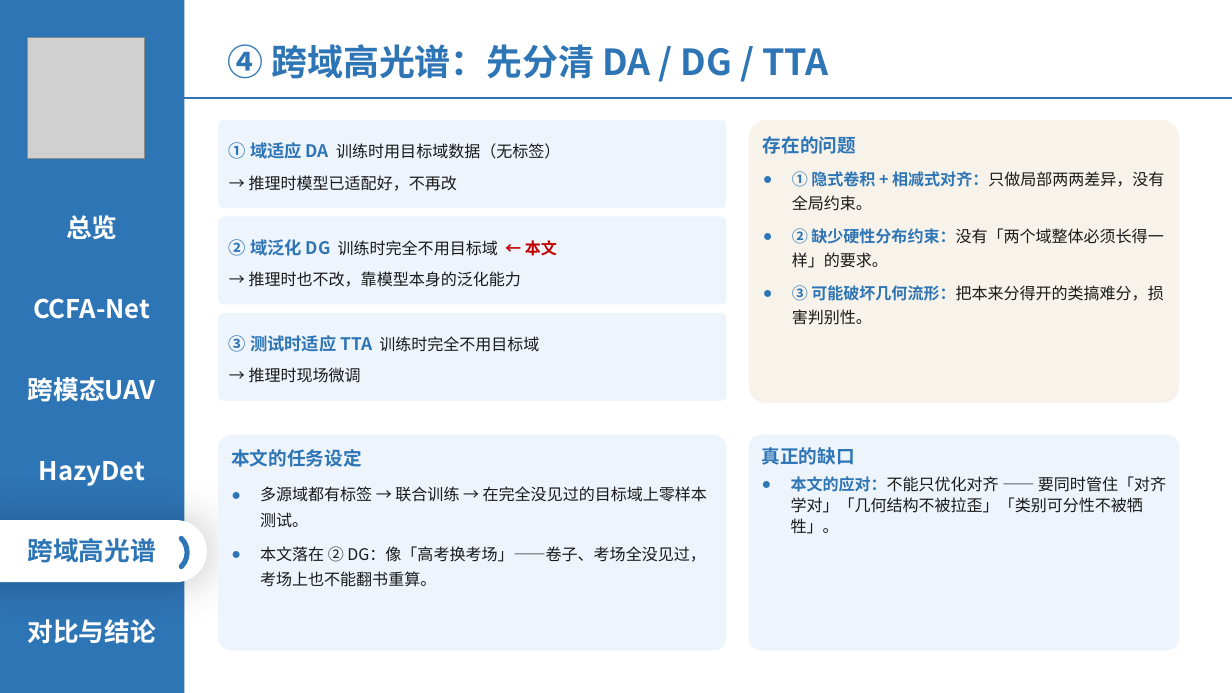
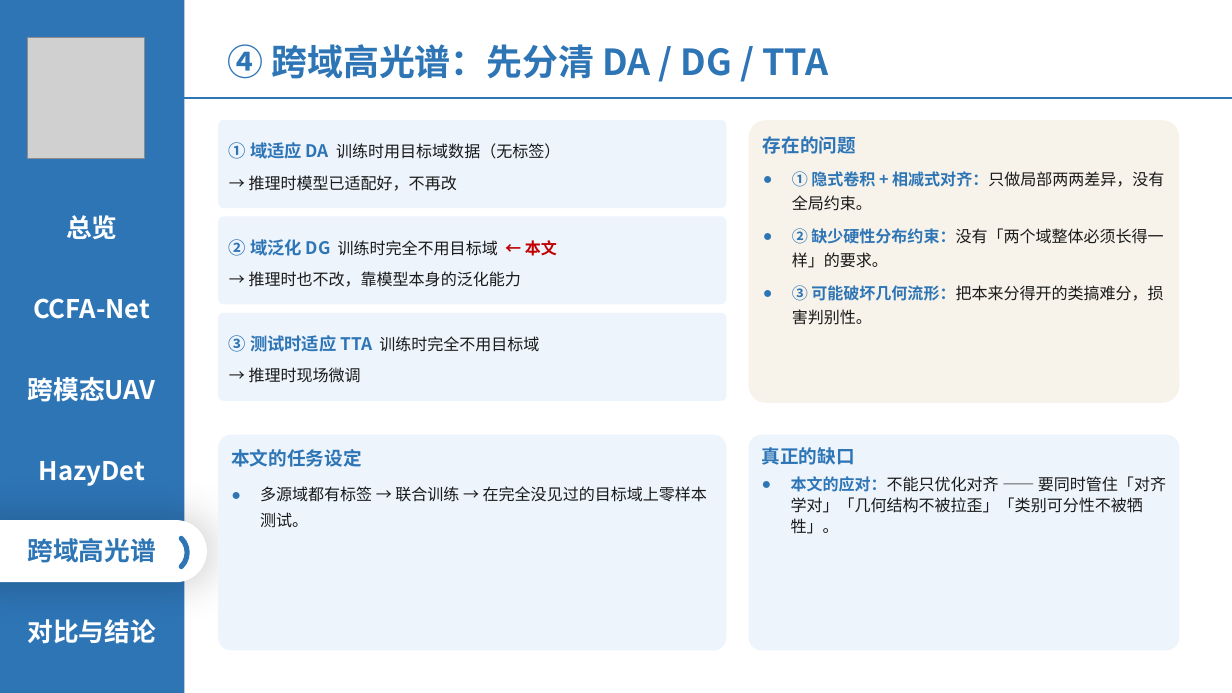
Before and after one commit to 139876/paper-notes, a slide deck: slide 13 of 论文精读/3-HazyDet精读/附件/四篇论文-组会汇报.pptx. Drawn at 1232x693 pixels with LibreOffice and Linux fonts; fonts in the diff are those of the drawing; grey boxes stand for pictures. Boxes give left, top, right and bottom in pixels: in the first picture for what was removed or moved away, otherwise in the second. Text is boxed around its words. In the diff, an @@ line names an element or a change of style, - is before the commit and + after.

```diff
--- a/论文精读/3-HazyDet精读/附件/四篇论文-组会汇报.pptx
+++ b/论文精读/3-HazyDet精读/附件/四篇论文-组会汇报.pptx
@@ text in rounded rectangle at <box>260,546,705,587</box>: paragraph removed @@
-● 本文落在 ② DG：像「高考换考场」——卷子、考场全没见过，考场上也不能翻书重算。
```
Also in this commit, not shown: 1 other slide changed.
